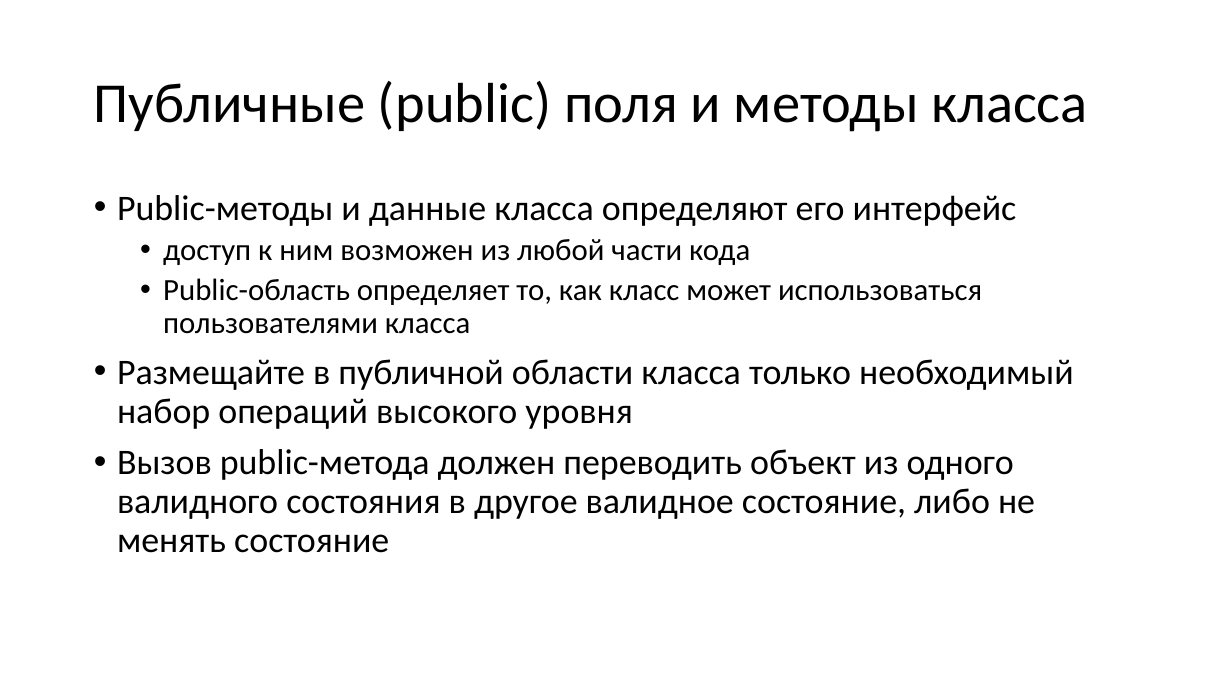
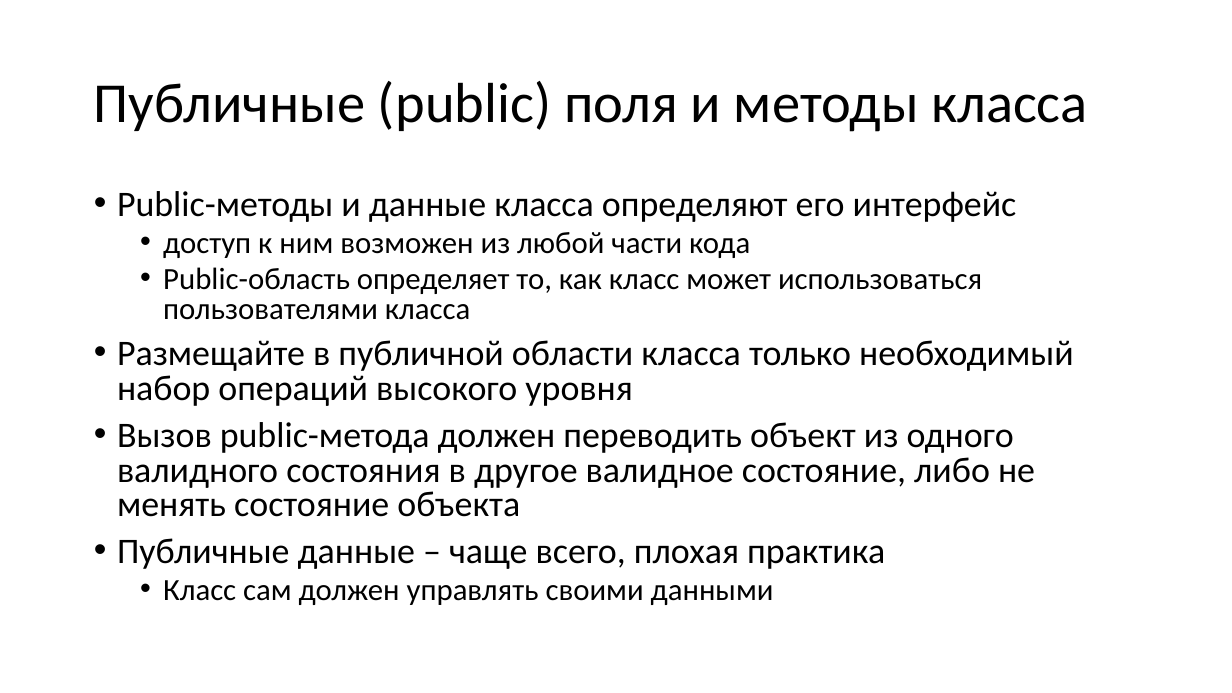
Before and after one commit to alexey-malov/oop, a slide deck: slide 52 of lectures/02/Основы ООП.pptx. Drawn at 1232x693 pixels with LibreOffice and Linux fonts; fonts in the diff are those of the drawing. Boxes give left, top, right and bottom in pixels: in the first picture for what was removed or moved away, otherwise in the second. Text is boxed around its words. In the diff, an @@ line names an element or a change of style, - is before the commit and + after.

```diff
--- a/lectures/02/Основы ООП.pptx
+++ b/lectures/02/Основы ООП.pptx
@@ text at (117, 191, 1074, 406): line spacing 0.9 to 0.8 @@
@@ text at (117, 422, 1035, 605): text changed @@
-• Вызов public-метода должен переводить объект из одного валидного состояния в другое валидное состояние, либо не менять состояние
+• Вызов public-метода должен переводить объект из одного валидного состояния в другое валидное состояние, либо не менять состояние объекта
+• Публичные данные – чаще всего, плохая практика
+  • Класс сам должен управлять своими данными
```
Also in this commit, not shown: 8 other slides changed, 12 slides added, 4 slides removed, 12 other files.
